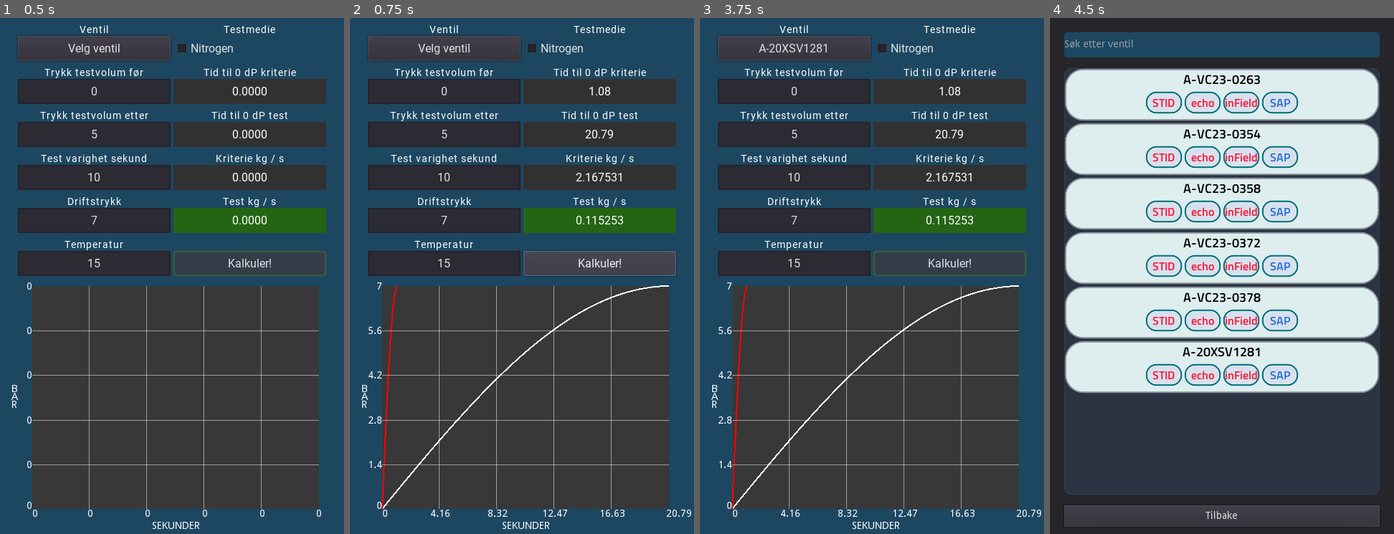
Above: before the commit, frames 1-4 (left to right).
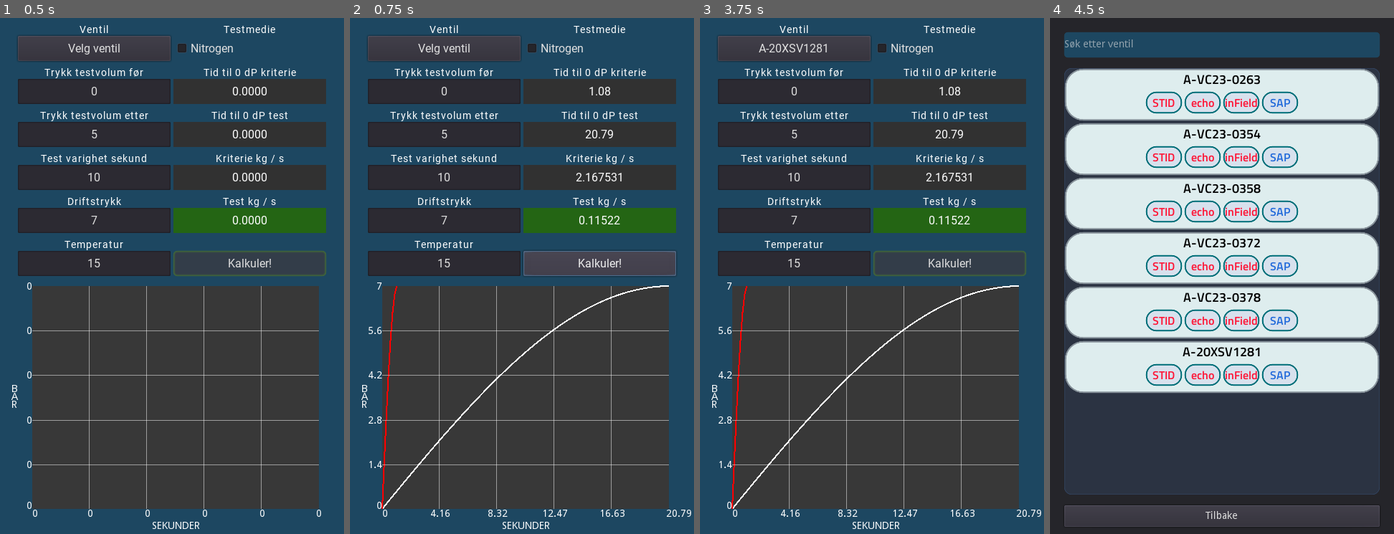
Above: after the commit, the same moments.

Repository: Keroflux/Critical-leak-test
Game: Godot game, scene res://Control.tscn
Two runs of this game, one before a commit and one after it. Both use one fixed random seed, a clock stepped at 60 frames per second and the inputs below.
Inputs (mouse positions are in pixels of both pictures, inside the frame that each line leads up to):
- Up to frame 1 (0.5 s): no input
- Up to frame 2 (0.75 s): click "Kalkuler!" at 0.5 s
- Up to frame 3 (3.75 s): click "Velg ventil" at 1.25 s; click (872, 43) at 2.02 s; type "12" at 2.1 s; click "Nitrogen" at 2.75 s; click (872, 95) at 3.5 s
- Up to frame 4 (4.5 s): click "A-20XSV1281" at 4.25 s

Frame 1 is identical in both runs. In frame 2, 0.1% of the frame differs, in the area x 28-91%, y 38-81%; in frame 3, 0.1%; in frame 4, nothing differs.

Commit message:
En enorm effektivisering 1000ms - > 50ms!
På simuleringer med test over 100 sek. under 10 sekunder er det en liten oppgang

Diff:
--- a/Lekkasje.gd
+++ b/Lekkasje.gd
@@ -101,44 +101,6 @@
 
 # Kalkulerer den høyeste (første) lekkasjeraten under testen fra gjennomsnittet
 func find_real_leak(orifice, kgs):
-	var numw = 0
-	var numf = 0
-	var p0 = P2								#Trykk før test
-	var t0 := 0.0							#Klakulert test varighet
-	var t = test_time						#Test varighet
-	var p = PB								#Trykk etter test
-	var ori_pre = kgs / (P1 - P2) * 25	#Predikerer en sikker økning av orifice før loopen
-	var predicted_orifice = orifice + ori_pre #Orifice testraten tilsvarer
-	var gas_const = 100000 * volume * MW / (Z * R * (T + 273.15))
-	var m0 := 0.0							#Masse ved teststart
-	var dt := 0.02 					#Tidsenhet
-	print("Average: ",orifice)
-	print("Predicted: ",predicted_orifice)
-#	Loop som øker størrelsen på orificen for hver ieterasjon og simulerer trykkoppbygging.
-#	Når simulert sluttrykk (p0) når testens sluttrykk (p) og simulert testvarighet (t0)
-#	er større eller lik testvarighet (test_time) returneres lekkasjeraten for tilsvarende orifice
-	for i in range (1000):
-		numf += 1
-		predicted_orifice += 0.01
-		t0 = 0
-		p0 = P2
-		m0 = p0 * gas_const
-		while p0 < p and t0 <= test_time:
-			var kg_s = calc_leak_crit_gas(predicted_orifice, P1 - p0)
-			m0 += kg_s * dt
-			p0 = m0 / gas_const
-			t0 += dt
-			numw += 1
-
-		if t0 <= test_time:
-			print("Actual: ", predicted_orifice)
-			print("End pressure: ", p0)
-			print("Number of for: ", numf)
-			print("Number of while: ", numw)
-			return calc_leak_crit_gas(predicted_orifice, p0 - P2)
-
-# Ekstra funksjon for test av optimalsiering
-func find_real_leak2(orifice, kgs):
 	var numw = 0
 	var numf = 0
 	var p0 = P2								#Trykk før test
@@ -190,6 +152,63 @@
 			print("Number of while: ", numw)
 			return calc_leak_crit_gas(predicted_orifice, p0 - P2)
 
+# Ekstra funksjon for test av optimalsiering
+func find_real_leak2(orifice, kgs):
+	var numw = 0
+	var numf = 0
+	var p0 = P2								#Trykk før test
+	var t0 := 0.0							#Klakulert test varighet
+	var t = test_time						#Test varighet
+	var p = PB								#Trykk etter test
+	var ori_pre = kgs / (P1 - P2) * 25	#Predikerer en sikker økning av orifice før loopen
+	var predicted_orifice = orifice + ori_pre #Orifice testraten tilsvarer
+	var K = T + 273.15
+	var gas_const = 100000 * volume * MW / (Z * R * K)
+	var d_g = (MW * P1) / (0.08314 * K * Z)
+	var ab = 0.62 * 1.265
+	var m0 = p0 * gas_const			#Masse ved teststart
+	var dt := 2.0 					#Tidsenhet
+	print("Average: ",orifice)
+	print("Predicted: ",predicted_orifice)
+#	Loop som øker størrelsen på orificen for hver ieterasjon og simulerer trykkoppbygging.
+#	Når simulert sluttrykk (p0) når testens sluttrykk (p) og simulert testvarighet (t0)
+#	er større eller lik testvarighet (test_time) returneres lekkasjeraten for tilsvarende orifice
+	for i in range (1000):
+		numf += 1
+		predicted_orifice += 0.01
+		t0 = 0
+		p0 = P2
+		var m_0 = m0
+		while p0 < p:
+			var dP: float = P1 - p0
+			if P1 == 0:
+				P1 = 1
+			var Pr: float = dP / P1
+			var Do : float = predicted_orifice
+			var Yo: float = 1.008 - 0.338 * Pr
+			if Pr < 0.29:
+				Yo = 1 - 0.31 * Pr
+			var dg: float = d_g
+			var kg_h: float = Do * Do * Yo * ab * pow((dP * dg), 0.5)
+			var kg_s: float = kg_h / 3600
+#			kg_s = abs(kg_s)
+			m_0 += kg_s * dt
+			p0 = m_0 / gas_const
+			t0 += dt
+
+			numw += 1
+
+		if p0 > p + 0.0001:
+			dt *= 0.5
+		else:
+			if t0 <= test_time:
+				print("Time: ", t0)
+				print("Actual: ", predicted_orifice)
+				print("End pressure: ", p0)
+				print("Number of for: ", numf)
+				print("Number of while: ", numw)
+				return calc_leak_crit_gas(predicted_orifice, p0 - P2)
+
 
 # Setter verdier for testmedie og ventil
 func set_test_variables()->void:
@@ -249,12 +268,12 @@
 	var sec_crit = simulate_pressure_buildup("Criteria", crit_orifice)
 	var kgs_test = calc_leak_rate_gas()
 	var test_orifice = calc_orifice(kgs_test)
-#	var time_start = OS.get_ticks_msec()
-#	find_real_leak(test_orifice, kgs_test)
-#	print("Loop time: ",OS.get_ticks_msec() - time_start, " ms\n")
-#	time_start = OS.get_ticks_msec()
+	var time_start = OS.get_ticks_msec()
+	find_real_leak(test_orifice, kgs_test)
+	print("Loop time: ",OS.get_ticks_msec() - time_start, " ms\n")
+	time_start = OS.get_ticks_msec()
 	var kgs_real = find_real_leak2(test_orifice, kgs_test)
-#	print("Loop time: ",OS.get_ticks_msec() - time_start, " ms\n")
+	print("Loop time: ",OS.get_ticks_msec() - time_start, " ms\n")
 	test_orifice = calc_orifice(kgs_real)
 	var sec_test = simulate_pressure_buildup("Test", test_orifice)
 	init_trend(sec_test, sec_crit)
